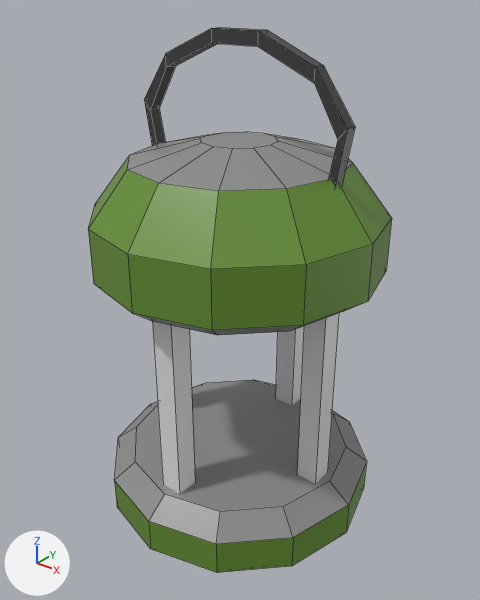
One commit to the Blender file Assets/Models/Blend/Lantern.blend: the scene before it, then after it.
The view is the same before and after, from a camera (50 mm lens) standing at (0.495, -0.617, 0.478) and looking at (0.003, -0.002, 0.097). Lighting does not change. The marker at lower left points along +X, +Y and +Z. Mesh edges are drawn as thin lines.
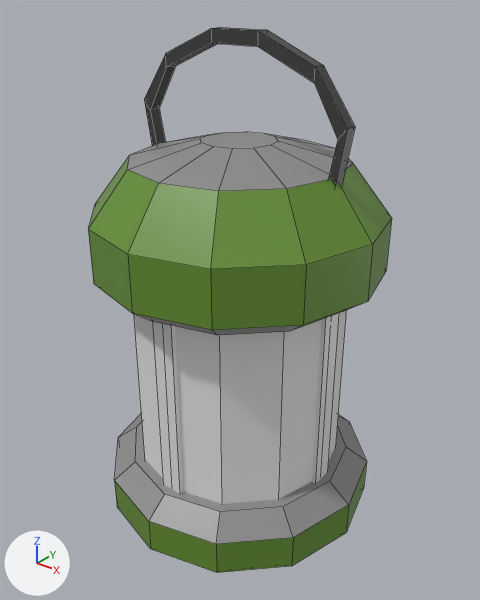
What changed in the scene script:
```text
Add mat_glass:
    mat_glass = principled_material('Glass')
    mat_glass.base_color = (0.8, 0.8, 0.8)  # white #e7e7e7
Add me_cylinder_001:
    me_cylinder_001.from_pydata(...)  # 24 vertices, 12 faces; spans x -0.141..0.141, y -0.141..0.141, z -0.141..0.141
    me_cylinder_001.materials.append(mat_glass)  # white #e7e7e7
Add ob_lantern_glass:
    ob_lantern_glass = bpy.data.objects.new('Lantern Glass', me_cylinder_001)
    ob_lantern_glass.location = (0.0, 0.0, 0.0)
```

What differs and where, as boxes [x1, y1, x2, y2] in the pictures (480 x 600 px):
'Lantern Glass', added
    after: [134, 310, 347, 504]
